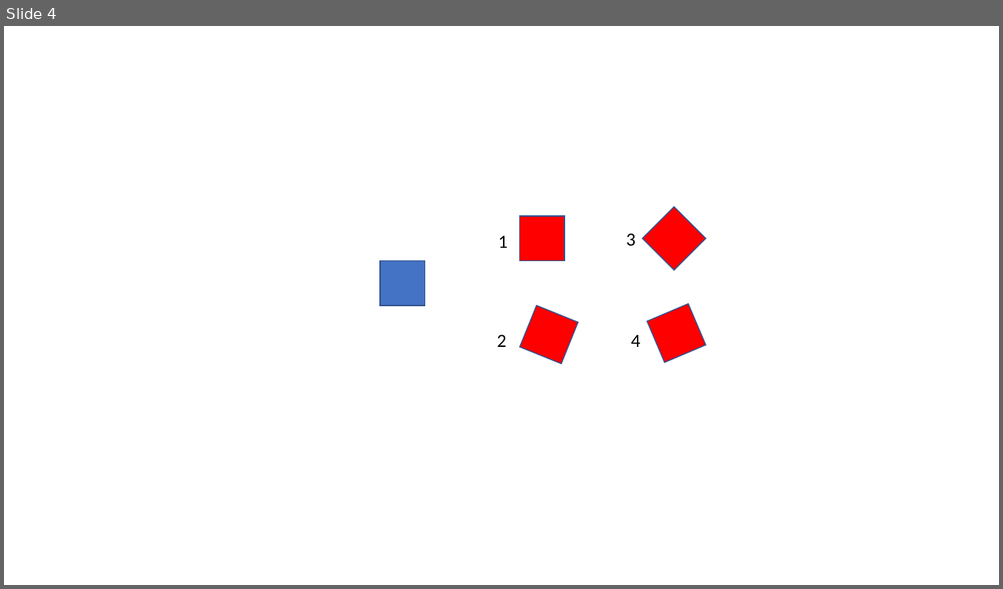
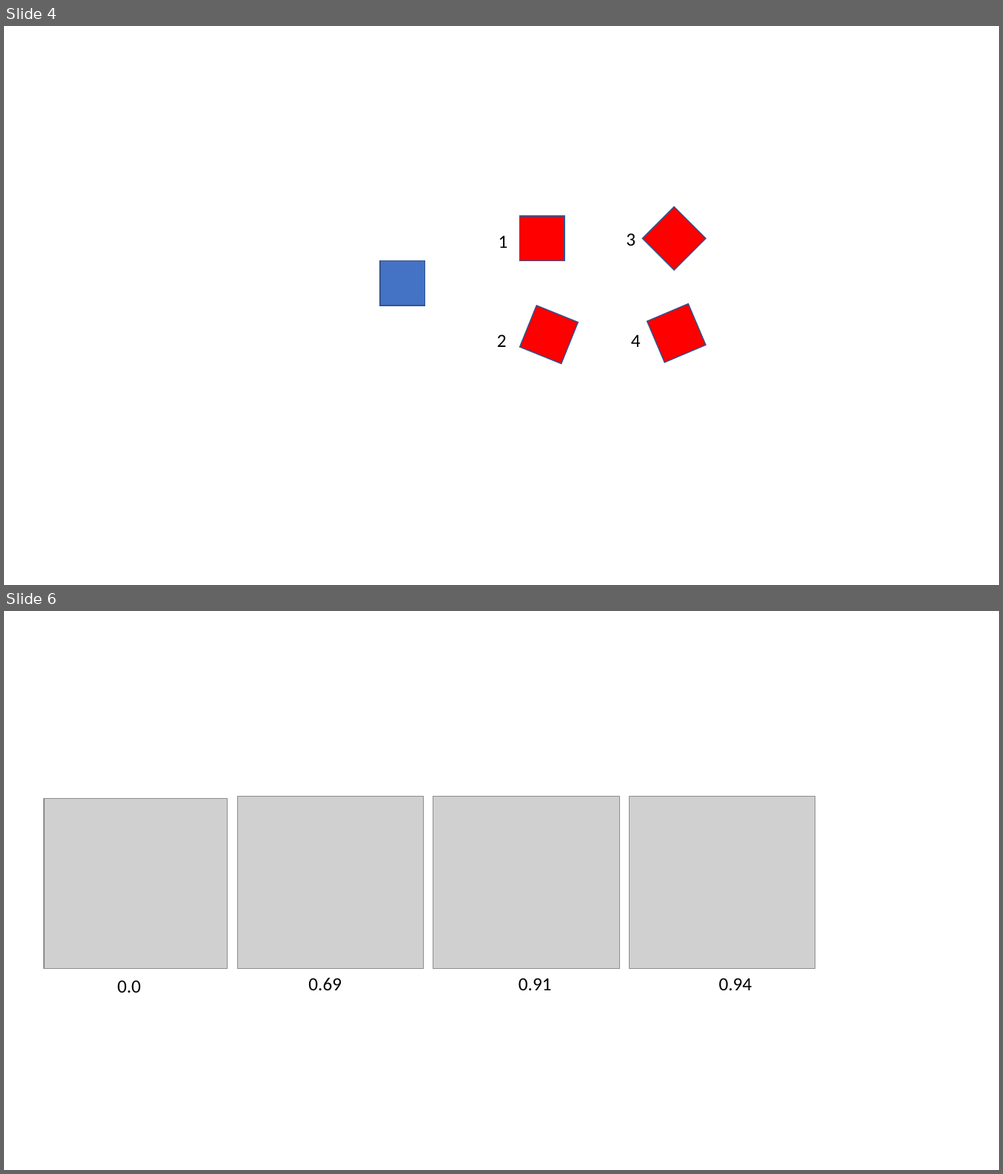
Before and after one commit to tuandnvn/learn-to-perform, a slide deck: miscellanous/Presentation1.pptx. Shown one above the other, each under a label of ours: slide 4 before the commit, slides 4 and 6 after it; the slides between them are not shown. The pictures are 1003x589 and 1003x1174 pixels, drawn with LibreOffice and Linux fonts; fonts in the diff are those of the drawing; grey boxes stand for pictures. Boxes give left, top, right and bottom in pixels: in the first picture for what was removed or moved away, otherwise in the second. Text is boxed around its words. In the diff, an @@ line names an element or a change of style, - is before the commit and + after.

```diff
--- a/miscellanous/Presentation1.pptx
+++ b/miscellanous/Presentation1.pptx
@@ slide 6 added at box(4, 611, 999, 1170), background #FFFFFF @@
@@ picture added at box(44, 799, 227, 969) @@
@@ picture added at box(238, 797, 424, 969) @@
@@ picture added at box(433, 796, 619, 968) @@
@@ picture added at box(629, 797, 815, 969) @@
@@ text added at box(117, 980, 141, 993), 18 pt, text #000000 @@
+0.0
@@ text added at box(308, 978, 341, 991), 18 pt, text #000000 @@
+0.69
@@ text added at box(518, 978, 552, 991), 18 pt, text #000000 @@
+0.91
@@ text added at box(719, 978, 752, 991), 18 pt, text #000000 @@
+0.94
```
Also in this commit, not shown: 1 slide changed, 12 other files.
